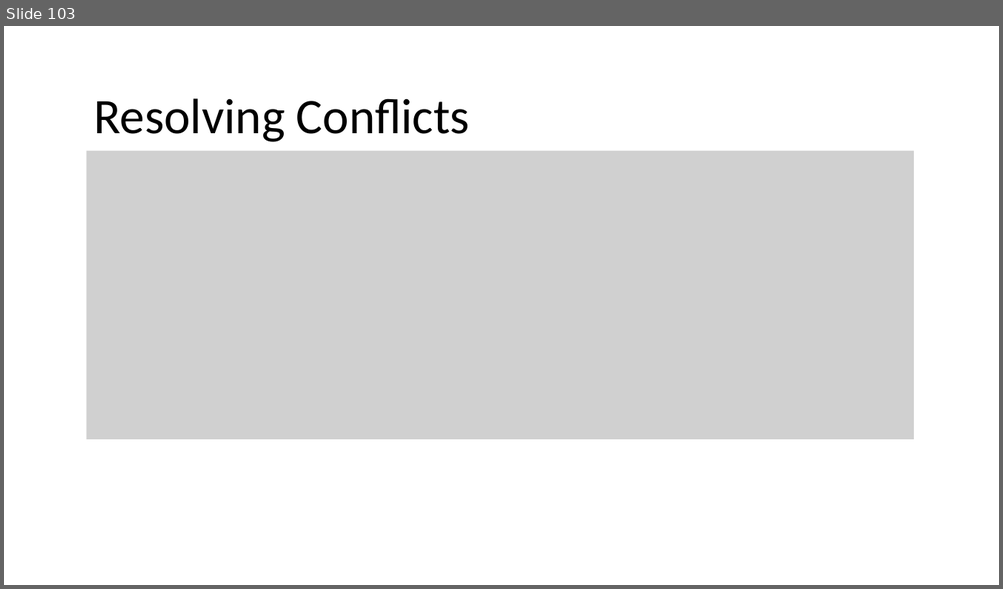
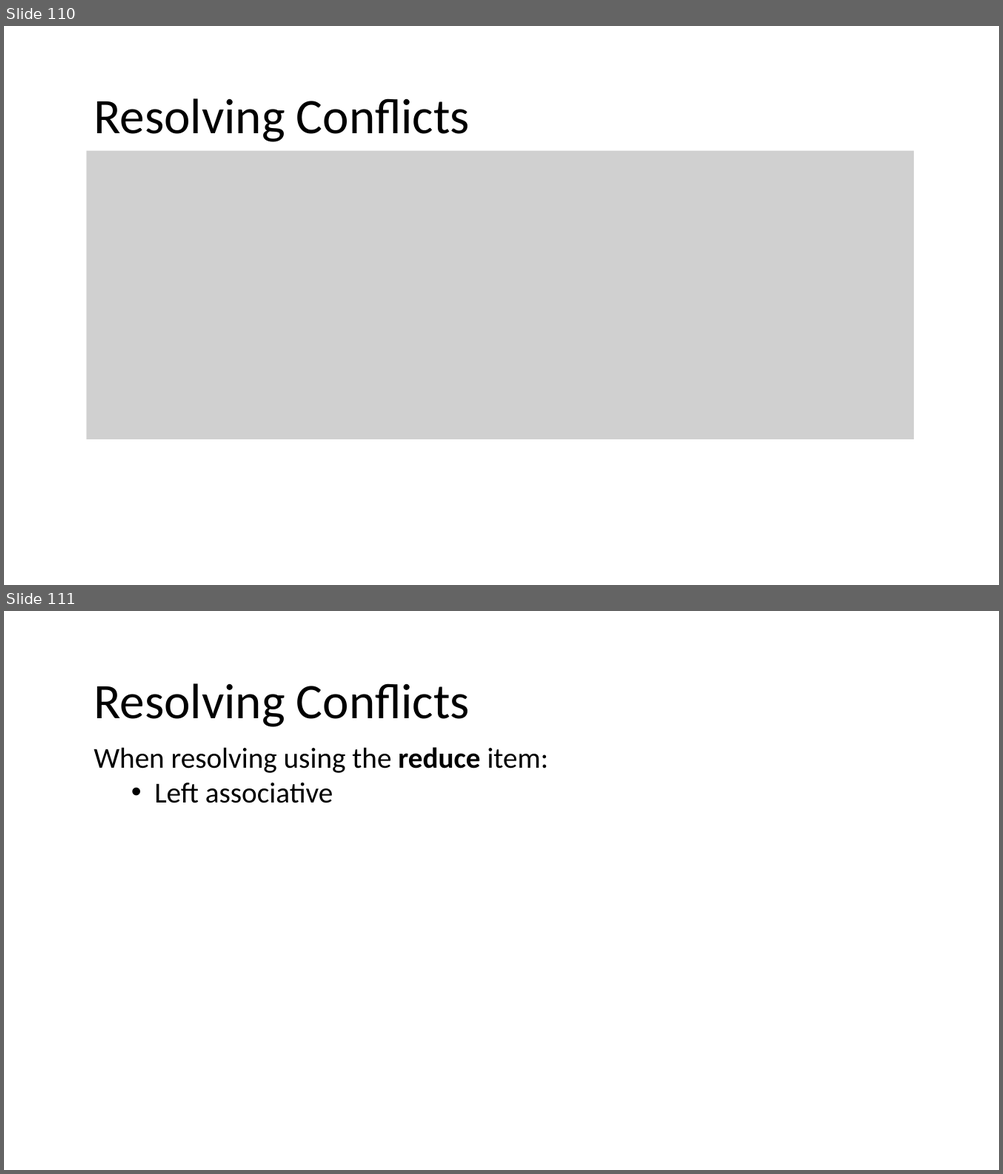
Before and after one commit to nivshani/compilation, a slide deck: slides/bottom_up_parsing.pptx. Shown one above the other, each under a label of ours: slide 103 before the commit, slides 110 and 111 after it. The pictures are 1003x589 and 1003x1174 pixels, drawn with LibreOffice and Linux fonts; fonts in the diff are those of the drawing; grey boxes stand for pictures. Boxes give left, top, right and bottom in pixels: in the first picture for what was removed or moved away, otherwise in the second. Text is boxed around its words. In the diff, an @@ line names an element or a change of style, - is before the commit and + after.

```diff
--- a/slides/bottom_up_parsing.pptx
+++ b/slides/bottom_up_parsing.pptx
@@ slide 111 added at (4,611,999,1170), background #FFFFFF @@
@@ text added at (94,684,469,727), 48 pt, text #000000 @@
+Resolving Conflicts
@@ text added at (94,747,549,803), 28 pt, text #000000 @@
+When resolving using the reduce item:
+  • Left associative
@@ what was slide 103 is now slide 110 @@
```
Also in this commit, not shown: 3 slides changed, 19 other slides added, 1 other file.
